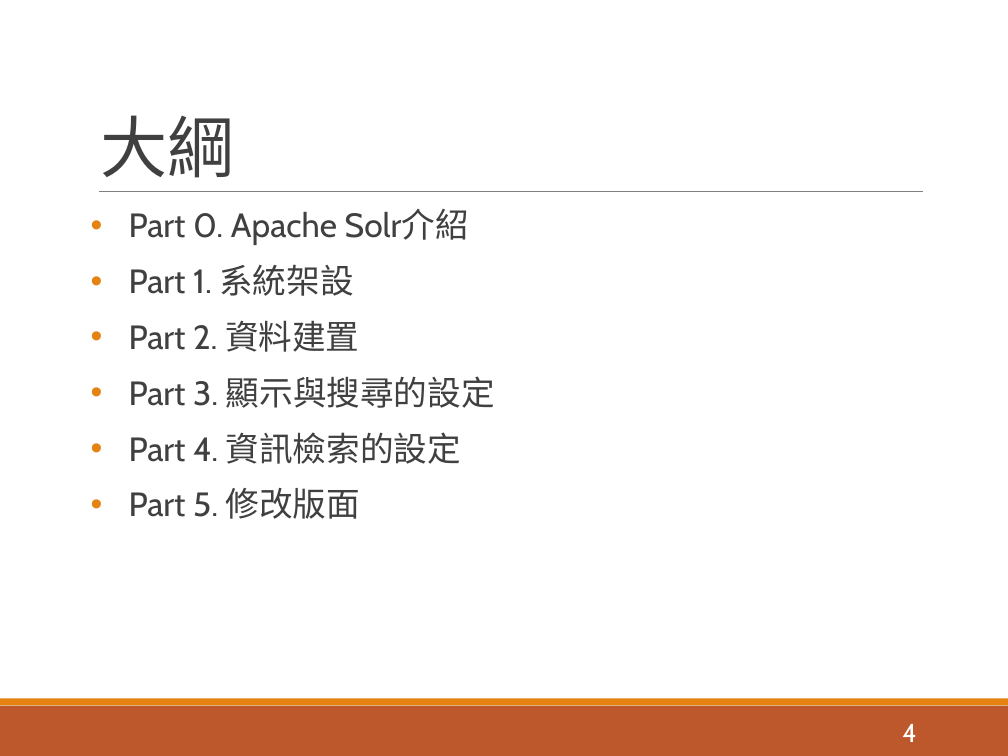
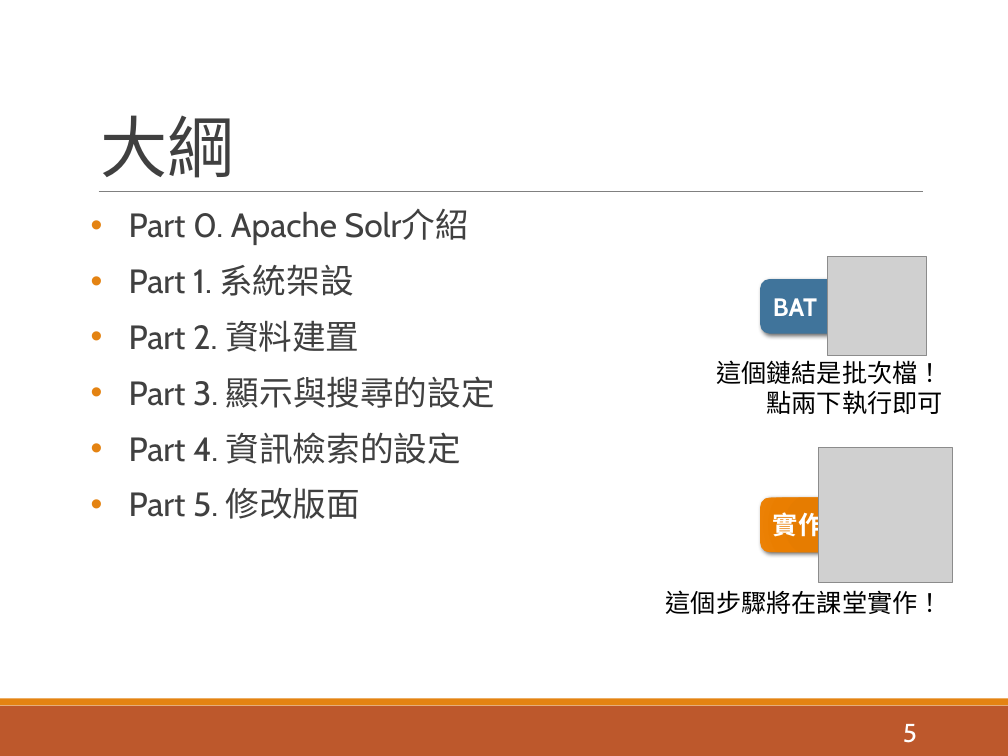
Before and after one commit to pulipulichen/ir-practice-solr, a slide deck: slide 5 of Apache Solr教學介紹.pptx (slide 4 before the commit). Drawn at 1008x756 pixels with LibreOffice and Linux fonts; fonts in the diff are those of the drawing; grey boxes stand for pictures. Boxes give left, top, right and bottom in pixels: in the first picture for what was removed or moved away, otherwise in the second. Text is boxed around its words. In the diff, an @@ line names an element or a change of style, - is before the commit and + after.

```diff
--- a/Apache Solr教學介紹.pptx
+++ b/Apache Solr教學介紹.pptx
@@ picture added at bbox=[828, 257, 927, 357] @@
@@ rounded rectangle added at bbox=[760, 279, 873, 334], fill #40749B, 18 pt, text #FFFFFF, bold @@
+BAT
@@ text added at bbox=[716, 360, 943, 414], 18 pt, text #000000 @@
+這個鏈結是批次檔！
+點兩下執行即可
@@ picture added at bbox=[818, 448, 953, 582] @@
@@ rounded rectangle added at bbox=[760, 498, 873, 552], fill gradient #E57B00 to #E87D00 to #EB7E00 to #EF8407, 18 pt, text #FFFFFF, bold @@
+實作!
@@ text added at bbox=[666, 590, 943, 614], 18 pt, text #000000 @@
+這個步驟將在課堂實作！
@@ page number at bbox=[903, 724, 917, 743]: text changed @@
-4
+5
```
Also in this commit, not shown: 5 other slides changed, 5 slides added, 6 other files.
